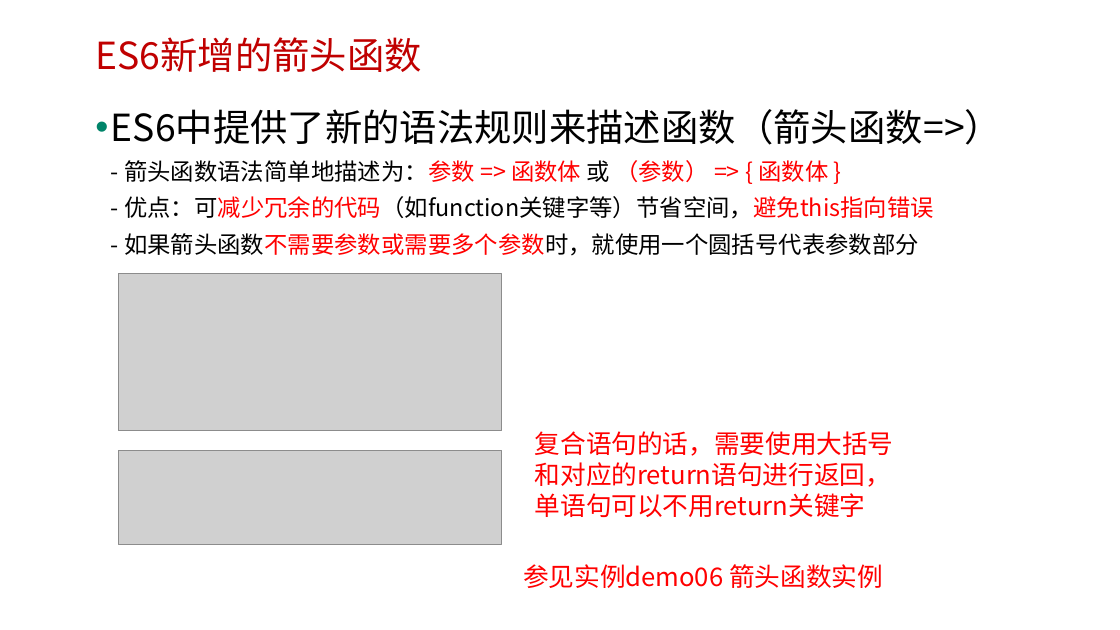
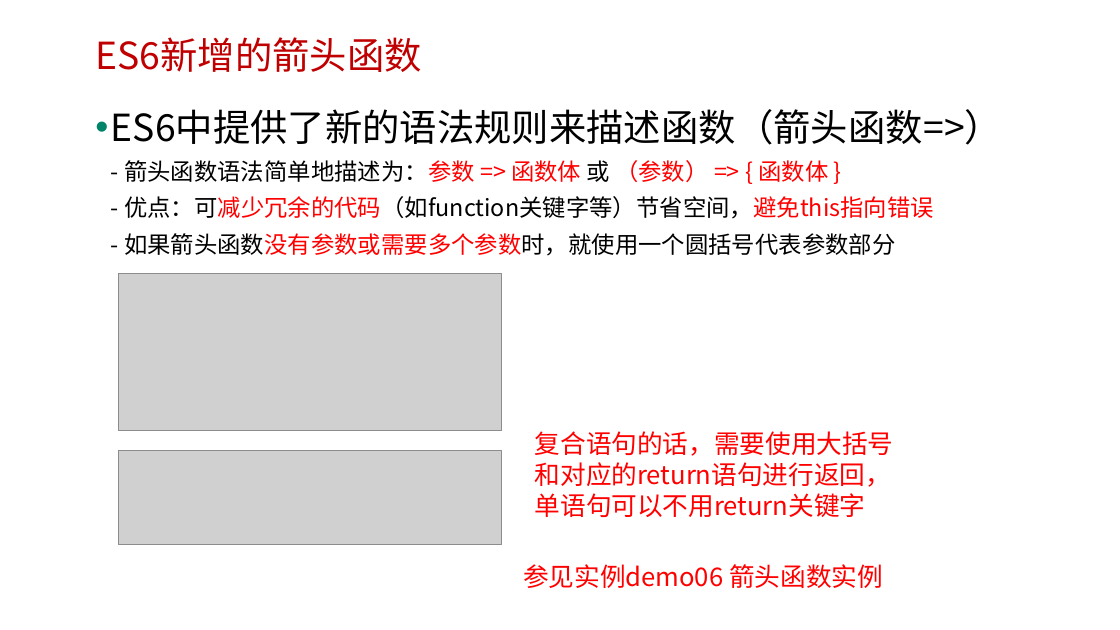
Before and after one commit to edu2act/course-javascript-advanced, a slide deck: slide 3 of 课程PPT/30.ES6对函数的扩展.pptx. Drawn at 1120x630 pixels with LibreOffice and Linux fonts; fonts in the diff are those of the drawing; grey boxes stand for pictures; background and template pictures are left out. Boxes give left, top, right and bottom in pixels: in the first picture for what was removed or moved away, otherwise in the second. Text is boxed around its words. In the diff, an @@ line names an element or a change of style, - is before the commit and + after.

Commit message:
modify

```diff
--- a/课程PPT/30.ES6对函数的扩展.pptx
+++ b/课程PPT/30.ES6对函数的扩展.pptx
@@ text at [111, 109, 1002, 256]: text changed @@
-• ES6中提供了新的语法规则来描述函数（箭头函数=>）
-  - 箭头函数语法简单地描述为：参数 => 函数体 或 （参数） => { 函数体 }
-  - 优点：可减少冗余的代码（如function关键字等）节省空间，避免this指向错误
-  - 如果箭头函数不需要参数或需要多个参数时，就使用一个圆括号代表参数部分
+• ES6中提供了新的语法规则来描述函数（箭头函数=>）
+  - 箭头函数语法简单地描述为：参数 => 函数体 或 （参数） => { 函数体 }
+  - 优点：可减少冗余的代码（如function关键字等）节省空间，避免this指向错误
+  - 如果箭头函数没有参数或需要多个参数时，就使用一个圆括号代表参数部分
```
